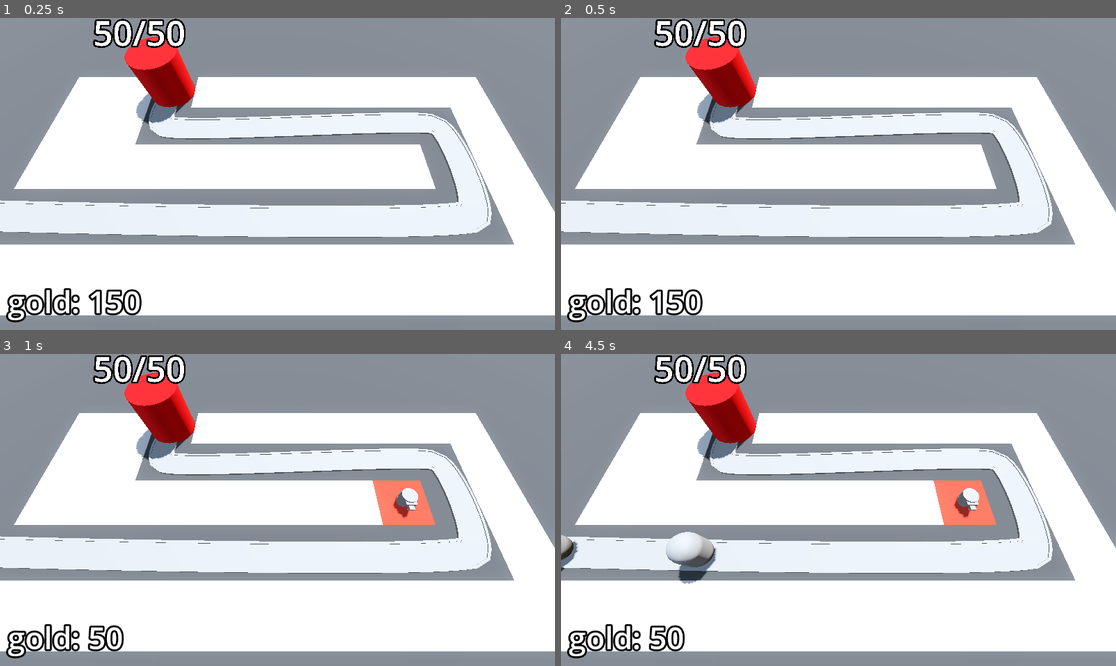
Above: before the commit, frames 1-4 (two rows, left to right).
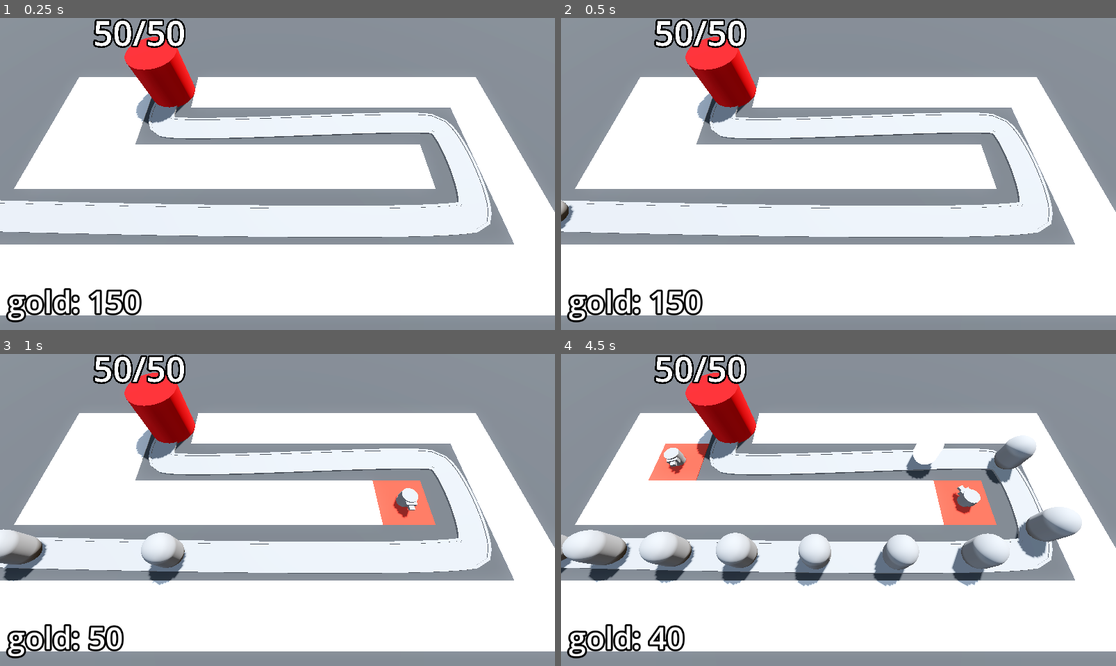
Above: after the commit, the same moments.

Repository: yubinex/barbarian-blaster
Game: Godot game, scene res://base_level.tscn
The game is run twice, just before and just after one commit, with the same random seed, the same clock (stepped at 60 frames per second) and the same inputs.
Inputs (mouse positions are in pixels of both pictures, inside the frame that each line leads up to):
- Up to frame 1 (0.25 s): no input
- Up to frame 2 (0.5 s): no input
- Up to frame 3 (1 s): move the mouse to (399, 494) at 0.52 s; click (399, 494) at 0.6 s
- Up to frame 4 (4.5 s): move the mouse to (727, 525) at 1.27 s; click (727, 525) at 1.35 s; move the mouse to (894, 441) at 2.02 s; click (894, 441) at 2.1 s; move the mouse to (810, 572) at 2.77 s; click (810, 572) at 2.85 s; move the mouse to (1005, 556) at 3.52 s; click (1005, 556) at 3.6 s; move the mouse to (672, 463) at 4.27 s; click (672, 463) at 4.35 s

Frame 1 is identical in both runs. In frame 2, 0.1% of the frame differs, in the area x 0-3%, y 58-68%; in frame 3, 1.7%; in frame 4, 8.8%, in the area x 0-94%, y 26-96%.

Commit message:
feat: Add victory screen
Add a victory screen that appears when all enemies are defeated.
The victory screen is a simple black transparent layer for now.
Also, increase the time scale for faster testing.

Diff:
--- a/bank.gd
+++ b/bank.gd
@@ -14,3 +14,4 @@
 
 func _ready() -> void:
 	gold = starting_gold
+	Engine.time_scale = 5
--- a/base_level.tscn
+++ b/base_level.tscn
@@ -70,11 +70,12 @@
 "cells": PackedInt32Array(65535, 65534, 0, 65535, 2, 0, 65531, 65535, 0, 4, 65535, 0, 65531, 65534, 0, 65532, 65534, 0, …(306 unchanged characters)…
 }
 
-[node name="EnemyPath" type="Path3D" parent="." node_paths=PackedStringArray("difficulty_manager")]
+[node name="EnemyPath" type="Path3D" parent="." node_paths=PackedStringArray("difficulty_manager", "victory_layer")]
 curve = SubResource("Curve3D_bo3yr")
 script = ExtResource("3_u2wky")
 enemy_scene = ExtResource("2_5vx1e")
 difficulty_manager = NodePath("../DifficultyManager")
+victory_layer = NodePath("../VictoryLayer")
 
 [node name="Road" type="CSGPolygon3D" parent="EnemyPath"]
 polygon = PackedVector2Array(-1, 0, -1, 0.1, 1, 0.1, 1, 0)
@@ -154,5 +155,16 @@
 [node name="DifficultyManager" parent="." instance=ExtResource("9_xjg0i")]
 enemy_health_curve = SubResource("Curve_xjg0i")
 
+[node name="VictoryLayer" type="CanvasLayer" parent="."]
+visible = false
+
+[node name="ColorRect" type="ColorRect" parent="VictoryLayer"]
+anchors_preset = 15
+anchor_right = 1.0
+anchor_bottom = 1.0
+grow_horizontal = 2
+grow_vertical = 2
+color = Color(0, 0, 0, 0.588235)
+
 [connection signal="timeout" from="EnemyPath/Timer" to="EnemyPath" method="spawn_enemy"]
 [connection signal="stop_spawning_enemies" from="DifficultyManager" to="EnemyPath" method="_on_difficulty_manager_stop_spawning_enemies"]
--- a/enemy_path.gd
+++ b/enemy_path.gd
@@ -4,6 +4,7 @@
 
 @export var enemy_scene: PackedScene
 @export var difficulty_manager: Node
+@export var victory_layer: CanvasLayer
 
 @onready var timer: Timer = $Timer
 
@@ -13,7 +14,16 @@
 	new_enemy.max_health = difficulty_manager.get_enemy_health()
 	add_child(new_enemy)
 	timer.wait_time = difficulty_manager.get_spawn_time()
+	new_enemy.tree_exited.connect(enemy_defeated)
 
 
 func _on_difficulty_manager_stop_spawning_enemies() -> void:
 	timer.stop()
+
+
+func enemy_defeated() -> void:
+	if timer.is_stopped():
+		for child in get_children():
+			if child is PathFollow3D:
+				return
+		victory_layer.visible = true
